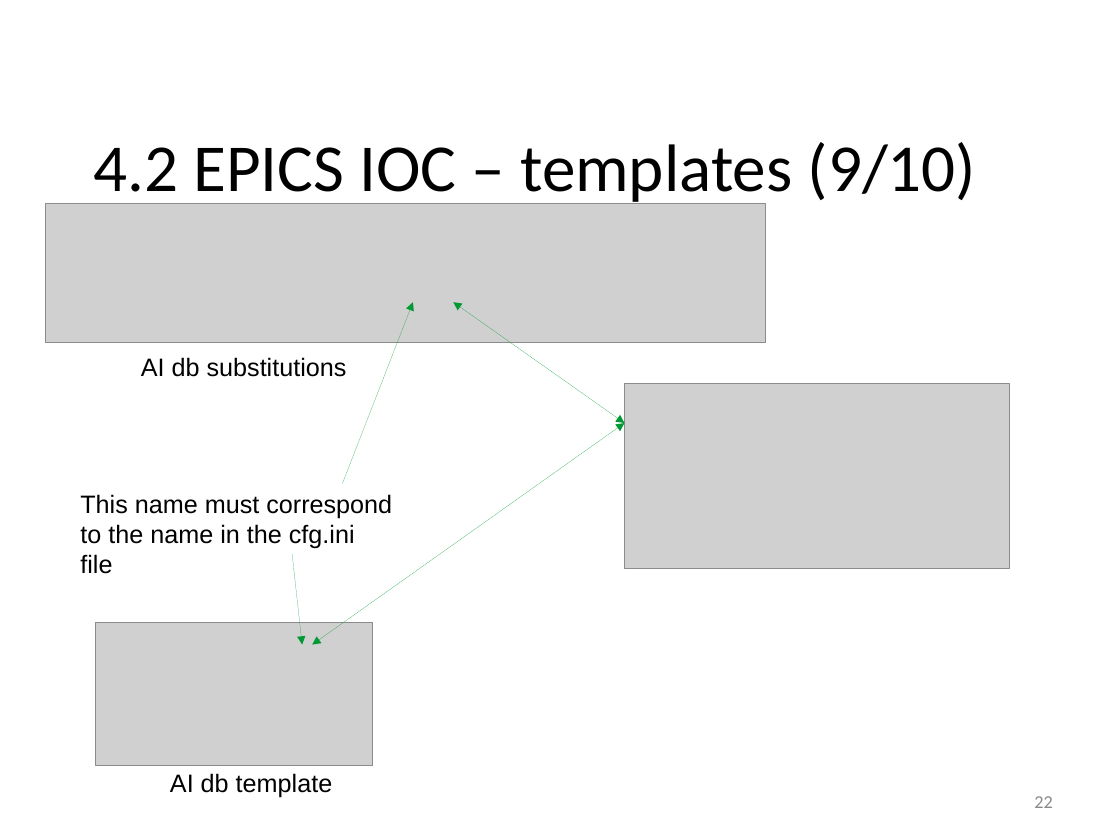
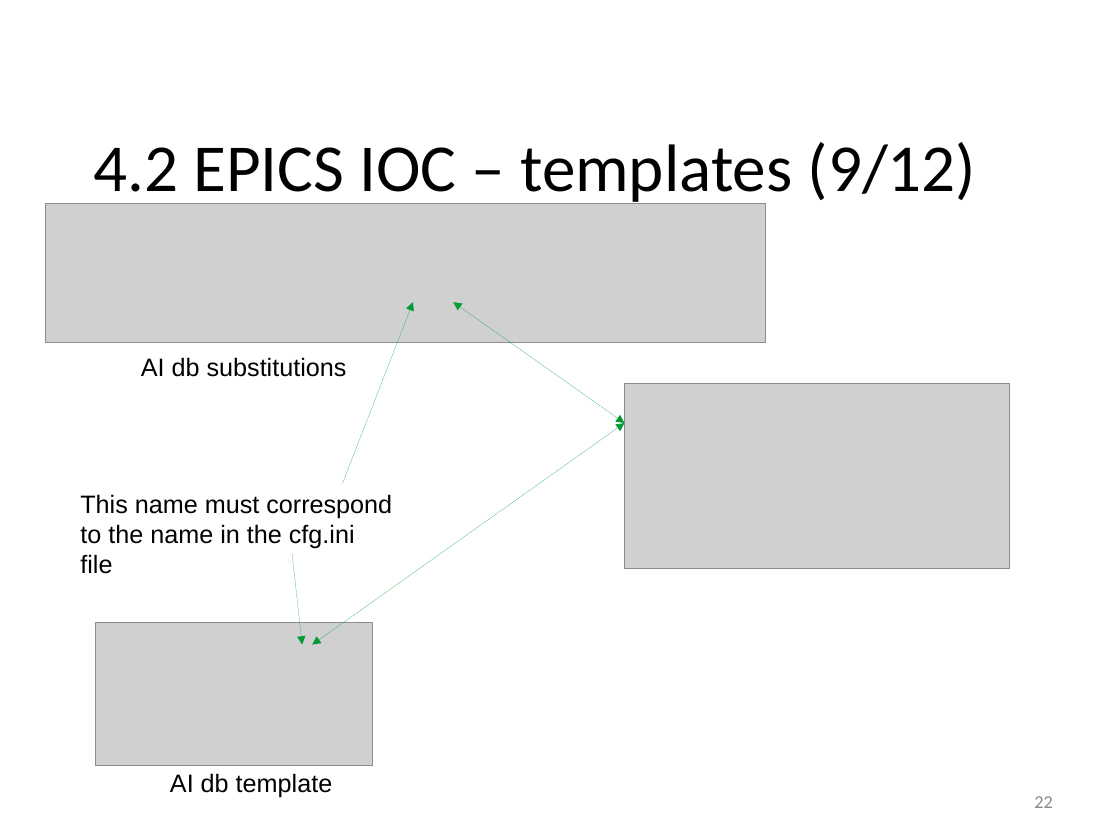
Before and after one commit to lnls-sol/project-nheengatu, a slide deck: slide 22 of docs/CRIO-EPICs-integration.odp. Drawn at 1120x840 pixels with LibreOffice and Linux fonts; fonts in the diff are those of the drawing; grey boxes stand for pictures; background and template pictures are left out. Boxes give left, top, right and bottom in pixels: in the first picture for what was removed or moved away, otherwise in the second. Text is boxed around its words. In the diff, an @@ line names an element or a change of style, - is before the commit and + after.

```diff
--- a/docs/CRIO-EPICs-integration.odp
+++ b/docs/CRIO-EPICs-integration.odp
@@ text at (93,142,977,208): text changed @@
-4.2 EPICS IOC – templates (9/10)
+4.2 EPICS IOC – templates (9/12)
```
Also in this commit, not shown: 14 other slides changed, 5 slides added, 1 slide removed, 1 other file.
